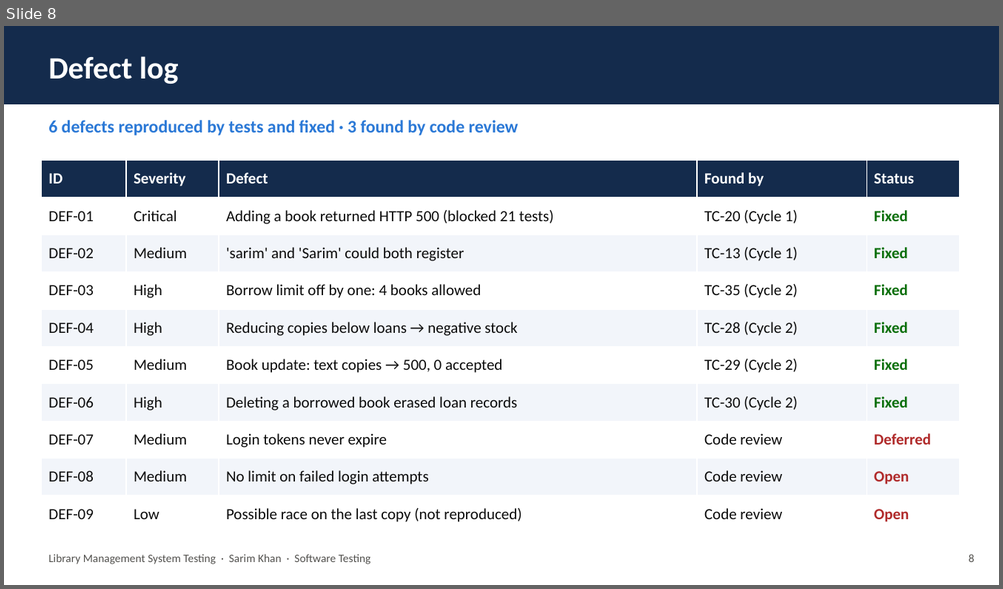
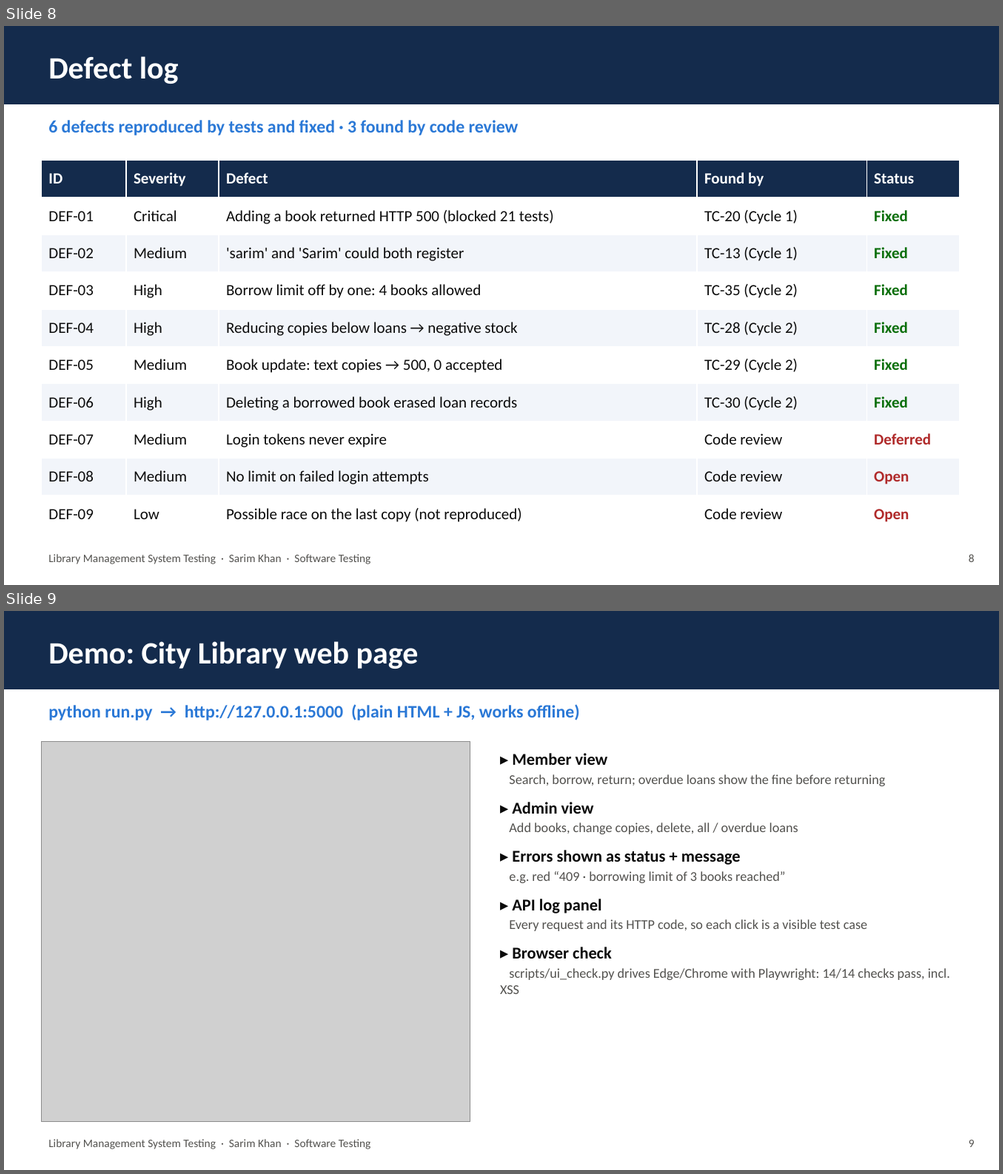
Before and after one commit to sarimkhan-sketch/library-management-testing, a slide deck: slides/Library_Management_Testing.pptx. Shown one above the other, each under a label of ours: slide 8 before the commit, slides 8 and 9 after it. The pictures are 1003x589 and 1003x1174 pixels, drawn with LibreOffice and Linux fonts; fonts in the diff are those of the drawing; grey boxes stand for pictures. Boxes give left, top, right and bottom in pixels: in the first picture for what was removed or moved away, otherwise in the second. Text is boxed around its words. In the diff, an @@ line names an element or a change of style, - is before the commit and + after.

Commit message:
Add City Library web front end, browser check (scripts/ui_check.py), demo steps in README; update report and slides

```diff
--- a/slides/Library_Management_Testing.pptx
+++ b/slides/Library_Management_Testing.pptx
@@ slide 9 added at [4, 611, 999, 1170], background #FFFFFF @@
@@ rectangle added at [4, 611, 999, 689], fill #142B4C @@
@@ text added at [48, 641, 418, 669], 30 pt, text #FFFFFF, bold @@
+Demo: City Library web page
@@ text added at [48, 704, 580, 721], 17 pt, text #2A78D6, bold @@
+python run.py → http://127.0.0.1:5000 (plain HTML + JS, works offline)
@@ picture added at [41, 741, 470, 1122] @@
@@ text added at [500, 753, 950, 994], 13 pt, text #52514E @@
+▸ Member view
+Search, borrow, return; overdue loans show the fine before returning
+▸ Admin view
+Add books, change copies, delete, all / overdue loans
+▸ Errors shown as status + message
+e.g. red “409 · borrowing limit of 3 books reached”
+▸ API log panel
+Every request and its HTTP code, so each click is a visible test case
+▸ Browser check
+scripts/ui_check.py drives Edge/Chrome with Playwright: 14/14 checks pass, incl. XSS
@@ text added at [48, 1139, 371, 1150], 11 pt, text #52514E @@
+Library Management System Testing · Sarim Khan · Software Testing
@@ text added at [968, 1140, 974, 1147], 11 pt, text #52514E @@
+9
```
Also in this commit, not shown: 2 slides changed, 15 other files.
